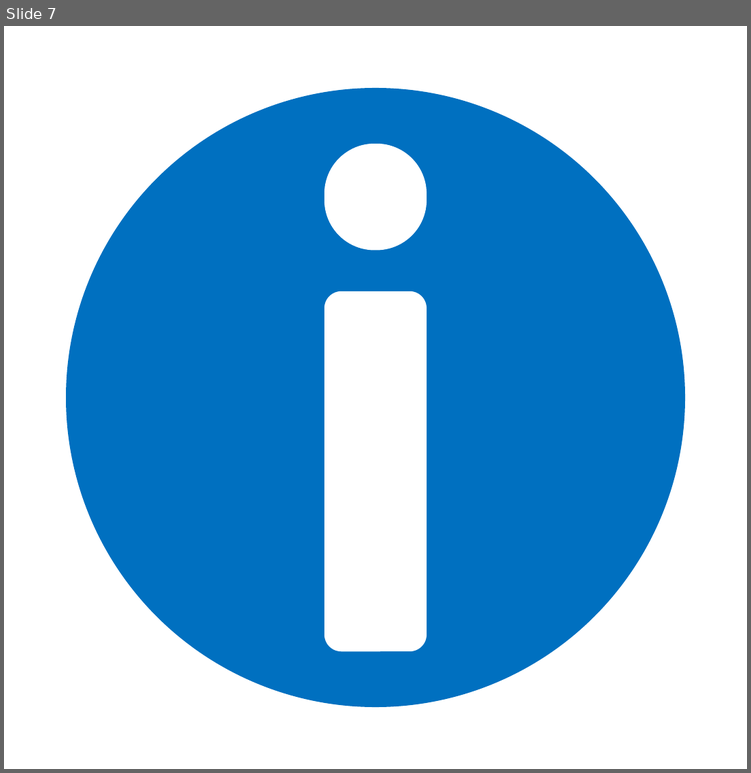
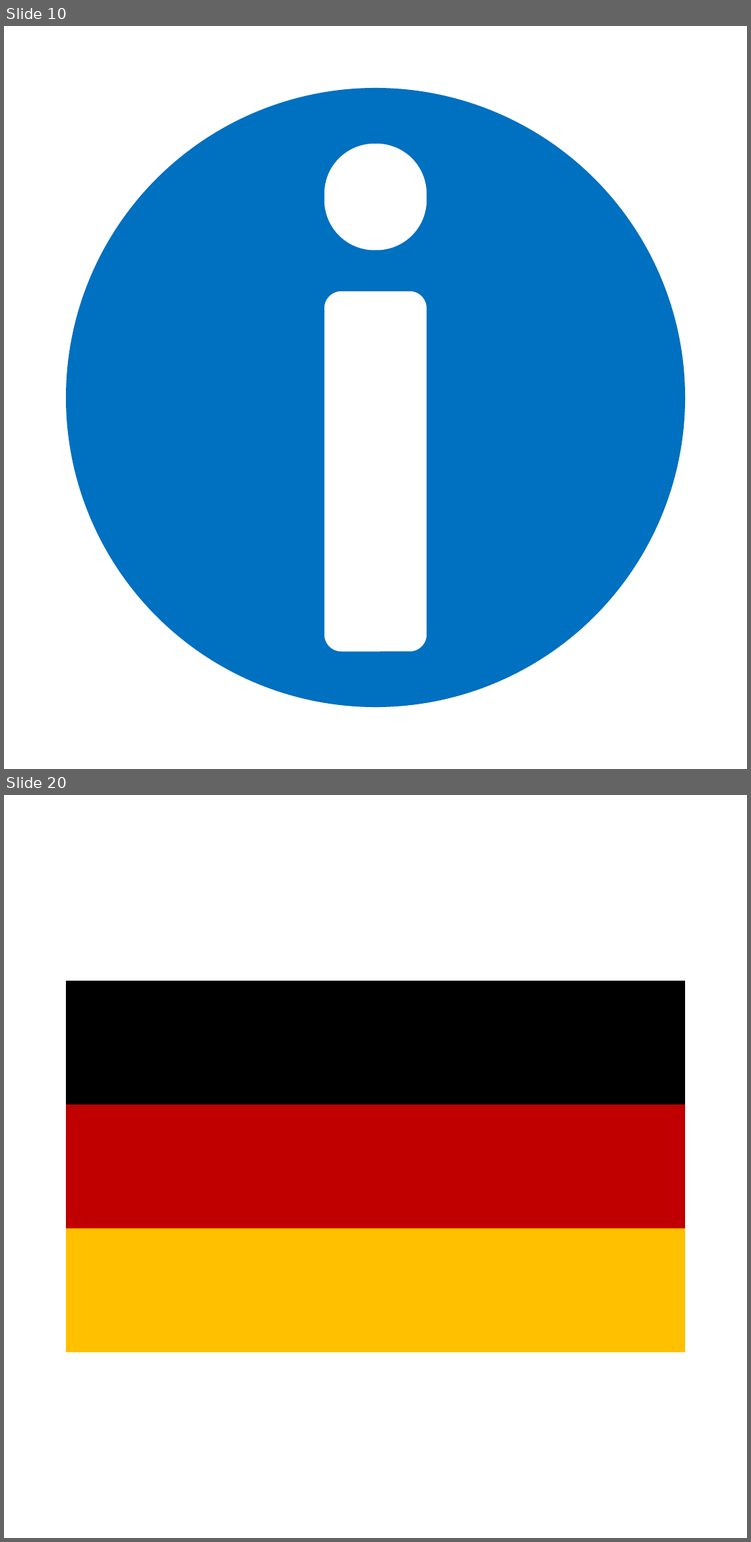
Before and after one commit to alisopp/KaraokeMusicVideoManager, a slide deck: ImageResources/ProjectFiles/menu.pptx. Shown one above the other, each under a label of ours: slide 7 before the commit, slides 10 and 20 after it; the slides between them are not shown. The pictures are 751x773 and 751x1542 pixels, drawn with LibreOffice and Linux fonts; fonts in the diff are those of the drawing. Boxes give left, top, right and bottom in pixels: in the first picture for what was removed or moved away, otherwise in the second. Text is boxed around its words. In the diff, an @@ line names an element or a change of style, - is before the commit and + after.

```diff
--- a/ImageResources/ProjectFiles/menu.pptx
+++ b/ImageResources/ProjectFiles/menu.pptx
@@ slide 20 added at box(4, 795, 747, 1538), background #FFFFFF @@
@@ rectangle added at box(66, 980, 685, 1104), fill #000000 @@
@@ rectangle added at box(66, 1104, 685, 1228), fill #C00000 @@
@@ rectangle added at box(66, 1228, 685, 1353), fill #FFC000 @@
@@ what was slide 7 is now slide 10 @@
```
Also in this commit, not shown: 13 other slides added, 26 other files.
